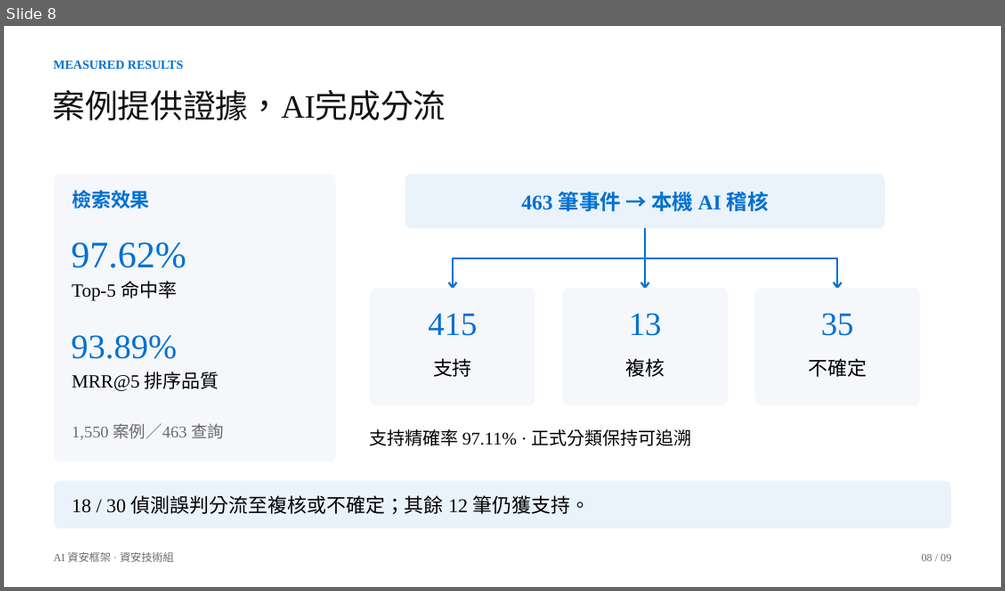
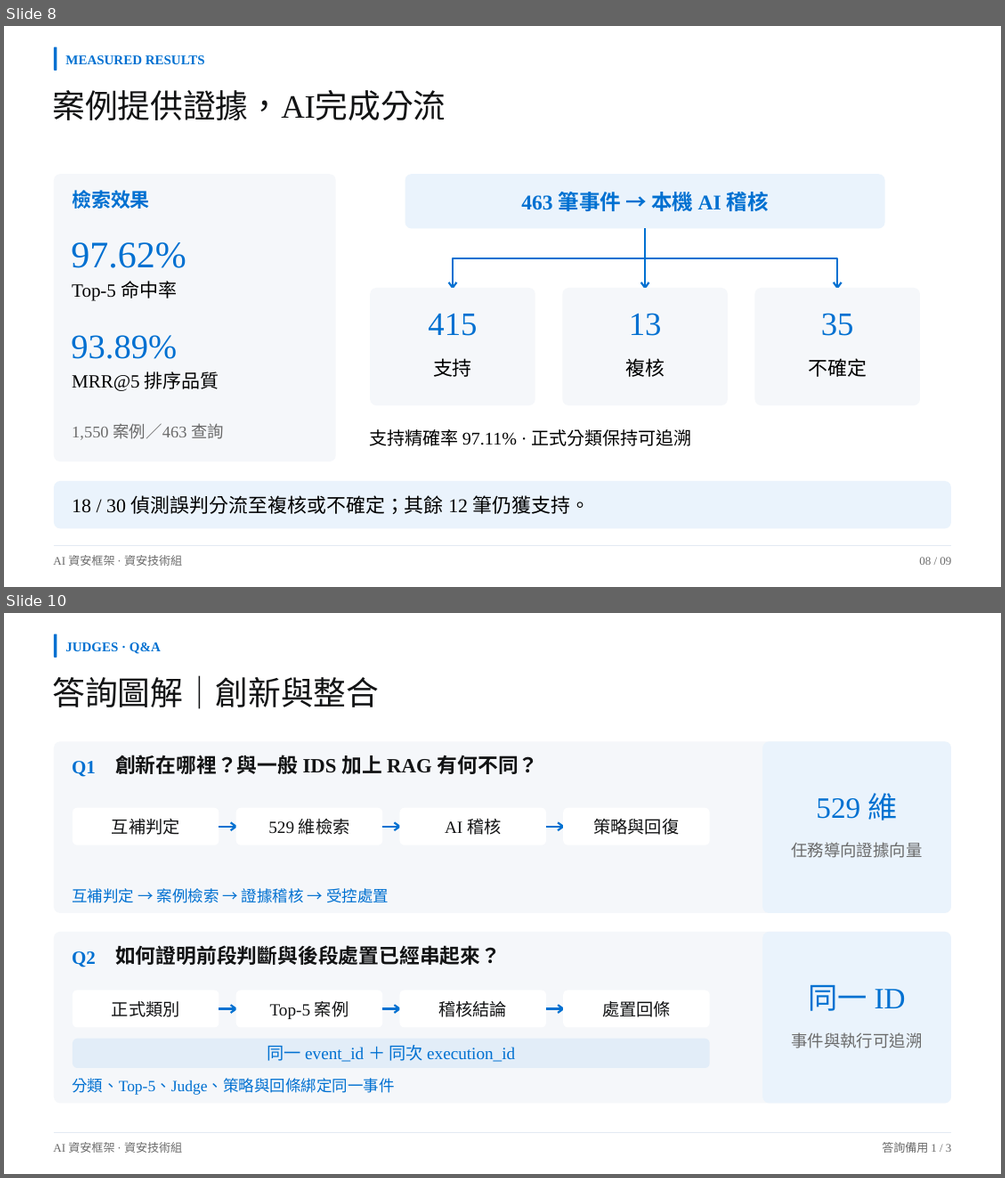
Before and after one commit to Lily09-project/innoserve-competition, a slide deck: deliverables/決賽簡報_AI資安框架.pptx. Shown one above the other, each under a label of ours: slide 8 before the commit, slides 8 and 10 after it; the slides between them are not shown. The pictures are 1005x591 and 1005x1178 pixels, drawn with LibreOffice and Linux fonts; fonts in the diff are those of the drawing. Boxes give left, top, right and bottom in pixels: in the first picture for what was removed or moved away, otherwise in the second. Text is boxed around its words. In the diff, an @@ line names an element or a change of style, - is before the commit and + after.

```diff
--- a/deliverables/決賽簡報_AI資安框架.pptx
+++ b/deliverables/決賽簡報_AI資安框架.pptx
@@ slide 10 added at <box>4,613,1001,1174</box>, background #FFFFFF @@
@@ rounded rectangle added at <box>54,634,57,657</box>, fill #0070D1 @@
@@ text added at <box>65,642,161,654</box>, 12.8 pt, text #0070D1, bold @@
+JUDGES · Q&A
@@ text added at <box>53,675,380,709</box>, 31.5 pt, text #121314 @@
+答詢圖解｜創新與整合
@@ group added at <box>54,742,952,1103</box>: 19 texts, 13 rounded rectangles, 12 freeform shapes @@
+Q1
+創新在哪裡？與一般 IDS 加上 RAG 有何不同？
+互補判定
+529 維檢索
+AI 稽核
+策略與回復
+互補判定 → 案例檢索 → 證據稽核 → 受控處置
+529 維
+任務導向證據向量
+Q2
+如何證明前段判斷與後段處置已經串起來？
+正式類別
+Top-5 案例
+稽核結論
+處置回條
+同一 event_id ＋ 同次 execution_id
+分類、Top-5、Judge、策略與回條綁定同一事件
+同一 ID
+事件與執行可追溯
@@ text added at <box>53,1142,182,1152</box>, 11.2 pt, text #6B6B6B @@
+AI 資安框架 · 資安技術組
@@ freeform shape added at <box>54,1133,952,1134</box>, outline #E3EAF2 0.75 pt @@
@@ text added at <box>882,1142,952,1152</box>, 11.2 pt, text #6B6B6B @@
+答詢備用 1 / 3
@@ slide 8 changed as well @@
@@ rounded rectangle added at <box>54,47,57,70</box>, fill #0070D1 @@
@@ text "MEASURED RESULTS": place and size @@
-text "MEASURED RESULTS" at <box>53,60,183,69</box>
+text "MEASURED RESULTS" at <box>65,55,205,64</box>
@@ text "MEASURED RESULTS" at <box>65,55,205,64</box>: size 12 to 12.8 pt @@
@@ text "AI 資安框架 · 資安技術組" at <box>53,555,182,565</box>: size 10.5 to 11.2 pt @@
@@ freeform shape added at <box>54,546,952,547</box>, outline #E3EAF2 0.75 pt @@
@@ text "08 / 09" at <box>919,556,951,564</box>: size 10.5 to 11.2 pt @@
```
Also in this commit, not shown: 7 other slides changed, 3 other slides added, 1 slide removed, 37 other files.
